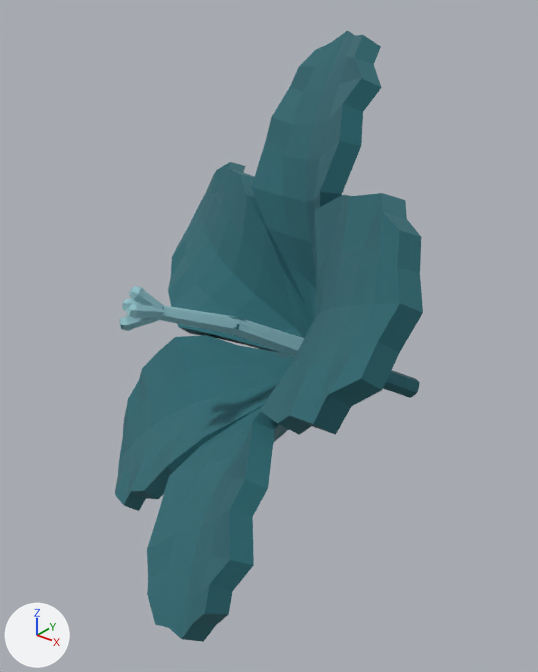
The glTF model asset/Flower1.glb, before and after one commit.
Both versions are drawn from a camera (50 mm lens) standing at (0.503, -0.901, 0.342) and looking at (0.034, -0.314, -0.022). The axes (+X, +Y, +Z) are drawn at lower left. The lights are the same throughout.

The first picture shows 'mesh_id5', 'mesh_id6', 'mesh_id7'.
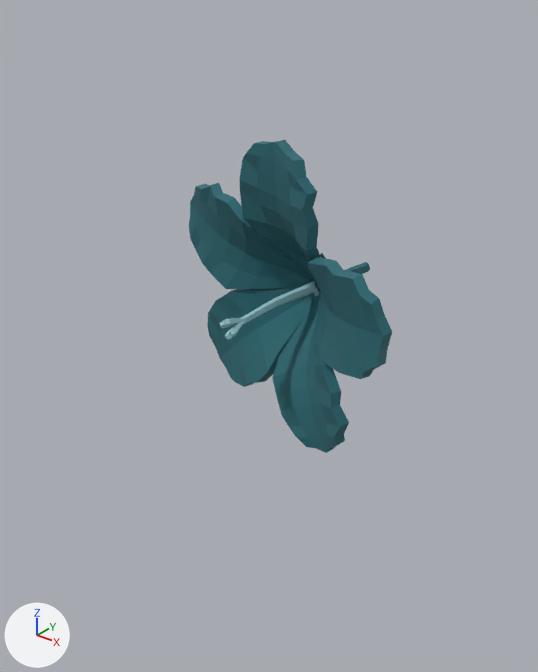
ob_node_id8 is not drawn itself; it is the parent of ob_mesh_id5, ob_mesh_id6, ob_mesh_id7.

Pixel boxes (x1, y1, x2, y2) of what changed, in the pictures (538 x 672 px):
'mesh_id5', moved, rescaled (34% narrower, 49% shorter): before (115, 30, 423, 642); after (189, 140, 392, 453)
'mesh_id6', moved, rescaled: before (119, 286, 304, 357); after (220, 281, 320, 340)
'mesh_id7', moved, rescaled: before (383, 370, 420, 398); after (320, 253, 370, 274)

What the commit changed:
In object 'node_id8' (ob_node_id8), parent goes from ob_root to ob_node_id14.
Object 'node_id8' (ob_node_id8) moves from (0.265, -0.47, 0.0675) to (1.928, -254.0, -15.21).
Object 'node_id8' (ob_node_id8) is rescaled from (0.001, 0.001, 0.001) to (212.0, 212.0, 212.0).
Object 'mesh_id5' (ob_mesh_id5) is rescaled from (368.0, 368.0, 368.0) to (1.0, 1.0, 1.0).
In object 'mesh_id5' (ob_mesh_id5), parent goes from ob_node_id8 to ob_node_id5.
Object 'mesh_id5' (ob_mesh_id5) moves from (5.833, -319.4, -25.78) to (0.0, 0.0, 0.0).
Object 'mesh_id6' (ob_mesh_id6) is rescaled from (368.0, 368.0, 368.0) to (1.0, 1.0, 1.0).
Object 'mesh_id6' (ob_mesh_id6) moves from (5.833, -319.4, -25.78) to (0.0, 0.0, 0.0).
Object 'mesh_id7' (ob_mesh_id7) is rescaled from (368.0, 368.0, 368.0) to (1.0, 1.0, 1.0).
In object 'mesh_id7' (ob_mesh_id7), parent goes from ob_node_id8 to ob_node_id11.
Object 'mesh_id7' (ob_mesh_id7) moves from (5.833, -319.4, -25.78) to (0.0, 0.0, 0.0).
Object 'node_id11' (ob_node_id11) is new.
Its parent is ob_node_id14.
Its location is (1.928, -254.0, -15.21).
Its rotation in degrees is (13, 22, -115).
Its scale is (212.0, 212.0, 212.0).
Object 'node_id14' (ob_node_id14) is new.
Its parent is ob_root.
Its location is (-0.0673, -0.0598, 0.152).
Its rotation in degrees is (36, -2.1, 17).
Its scale is (0.001, 0.001, 0.001).
Object 'node_id5' (ob_node_id5) is new.
Its parent is ob_node_id14.
Its location is (1.928, -254.0, -15.21).
Its rotation in degrees is (13, 22, -115).
Its scale is (212.0, 212.0, 212.0).
